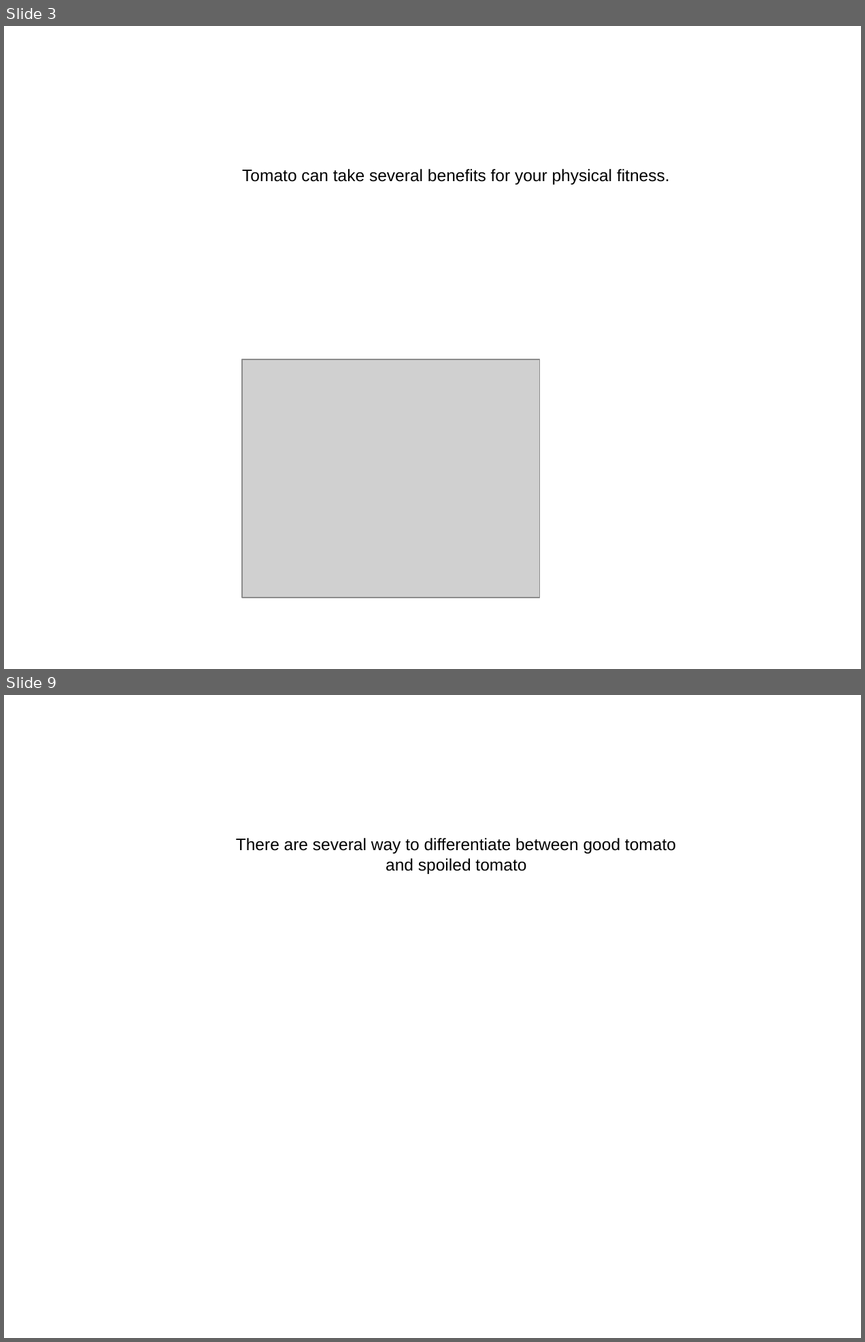
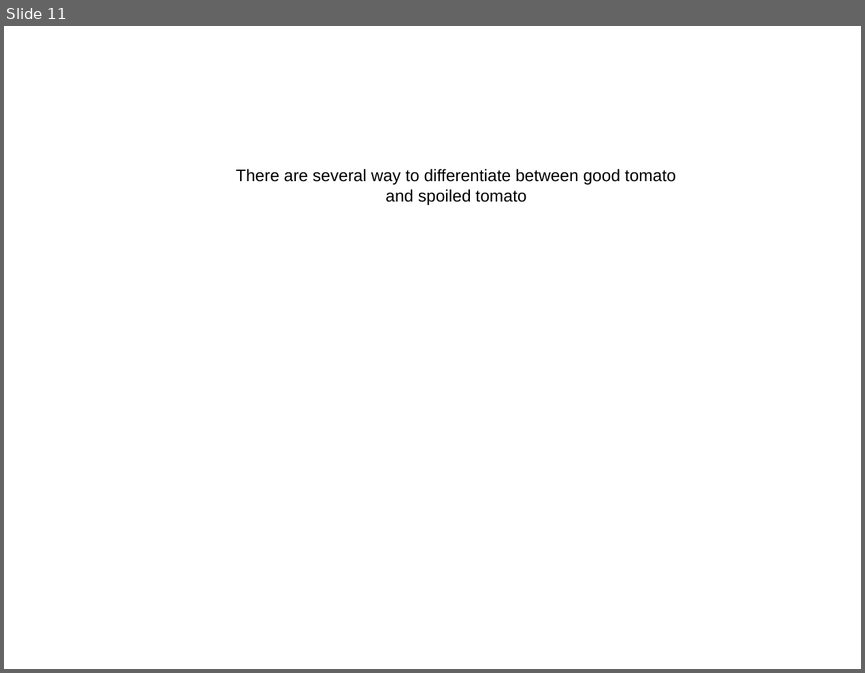
Before and after one commit to PikKACHUU/AutoGenerateArgumentation, a slide deck: slideshow.pptx. Shown one above the other, each under a label of ours: slides 3 and 9 before the commit, slide 11 after it; the slides between them are not shown. The pictures are 865x1342 and 865x673 pixels, drawn with LibreOffice and Linux fonts; fonts in the diff are those of the drawing; grey boxes stand for pictures. Boxes give left, top, right and bottom in pixels: in the first picture for what was removed or moved away, otherwise in the second. Text is boxed around its words. In the diff, an @@ line names an element or a change of style, - is before the commit and + after.

```diff
--- a/slideshow.pptx
+++ b/slideshow.pptx
@@ slide 3 removed at (4, 26, 861, 669), background #FFFFFF @@
@@ text removed at (242, 169, 670, 184) @@
-Tomato can take several benefits for your physical fitness.
@@ picture removed at (242, 359, 540, 597) @@
@@ what was slide 9 is now slide 11 @@
```
Also in this commit, not shown: 1 slide changed, 8 slides added, 5 other slides removed, 7 other files.
